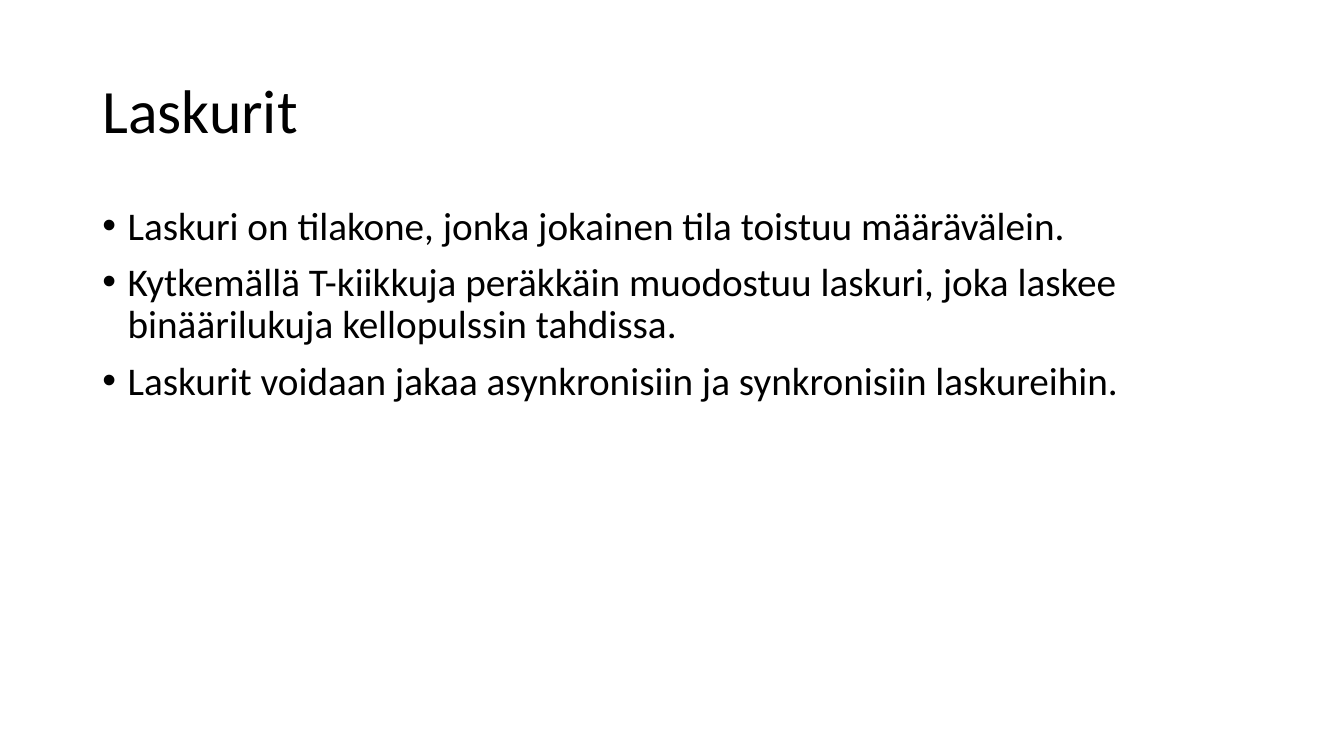
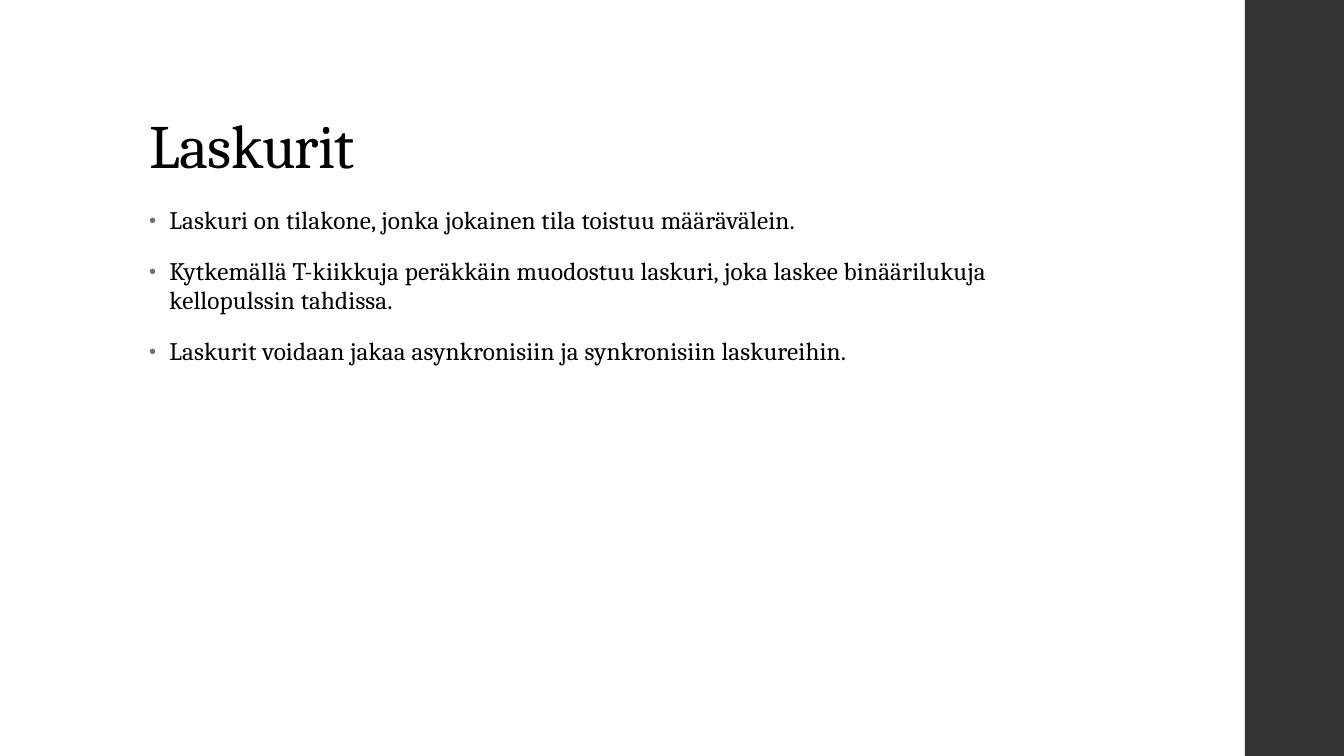
Before and after one commit to ArttuHeinonen/rekisteriLaskurit-digi2013, a slide deck: slide 4 of Rekisterit ja laskurit.pptx. Drawn at 1344x756 pixels with LibreOffice and Linux fonts; fonts in the diff are those of the drawing. Boxes give left, top, right and bottom in pixels: in the first picture for what was removed or moved away, otherwise in the second. Text is boxed around its words. In the diff, an @@ line names an element or a change of style, - is before the commit and + after.

Commit message:
Laskurit 1.1
Päivityksenä esimerkit

```diff
--- a/Rekisterit ja laskurit.pptx
+++ b/Rekisterit ja laskurit.pptx
@@ rectangle added at (x1=1245, y1=0, x2=1344, y2=756), fill #353537 @@
@@ title "Laskurit" moved from (x1=102, y1=90, x2=297, y2=134) to (x1=149, y1=125, x2=355, y2=169) @@
@@ title "Laskurit" at (x1=149, y1=125, x2=355, y2=169): font Calibri to Cambria, letter spacing 0 to -0.5 pt; vertical alignment middle to bottom @@
@@ text "Laskuri on tilakone, jonka jokainen ..." moved from (x1=128, y1=212, x2=1117, y2=402) to (x1=169, y1=211, x2=986, y2=366) @@
@@ text "Laskuri on tilakone, jonka jokainen ..." at (x1=169, y1=211, x2=986, y2=366): size 28 to 18 pt, font Calibri to Cambria, letter spacing 0 to 0.1 pt; indent changed; line spacing 0.9 to 0.95; more space between paragraphs @@
```
Also in this commit, not shown: 4 other slides changed, 3 slides added, 1 slide removed.
